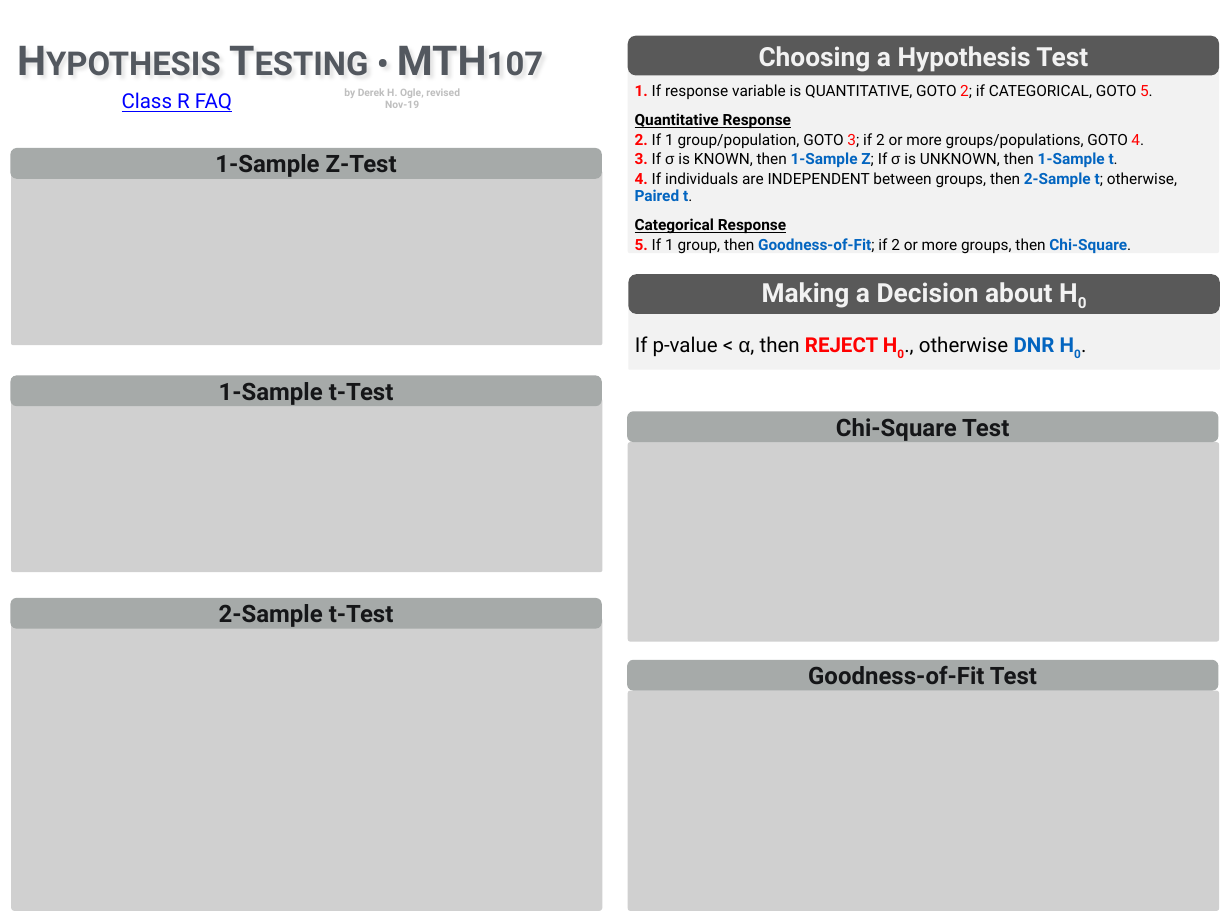
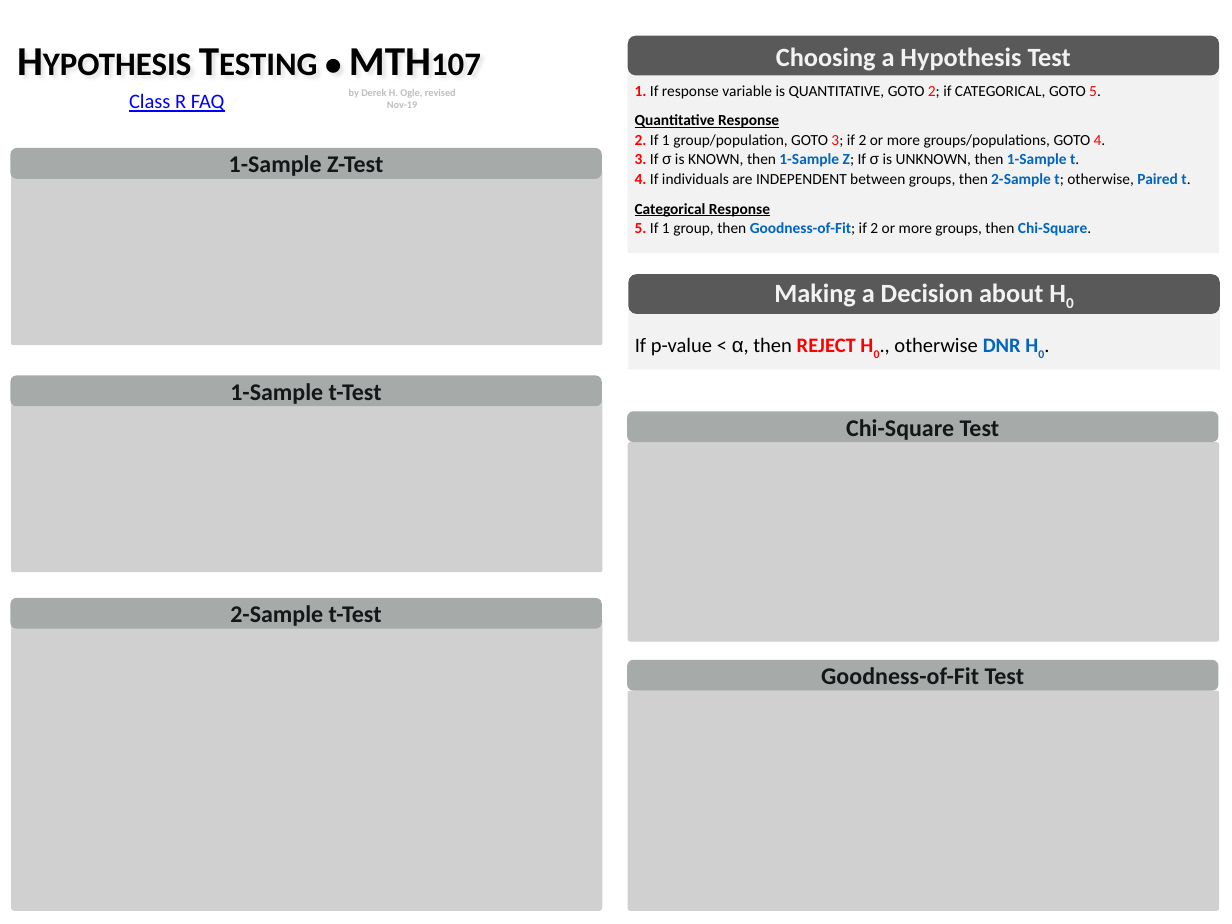
Before and after one commit to droglenc/NCMTH107, a slide deck: slide 1 of resources/MTH107-HOGuide.pptx. Drawn at 1232x924 pixels with LibreOffice and Linux fonts; fonts in the diff are those of the drawing; grey boxes stand for pictures. Boxes give left, top, right and bottom in pixels: in the first picture for what was removed or moved away, otherwise in the second. Text is boxed around its words. In the diff, an @@ line names an element or a change of style, - is before the commit and + after.

```diff
--- a/resources/MTH107-HOGuide.pptx
+++ b/resources/MTH107-HOGuide.pptx
@@ title "Hypothesis Testing • MTH107" at box(17, 33, 609, 94): font Roboto to Calibri, text colour #53585F to #000000 @@
@@ font Roboto to Calibri in 11 elements at box(627, 411, 1218, 442), box(628, 70, 1220, 254), box(628, 36, 1220, 75), box(10, 376, 601, 407), box(10, 598, 601, 628), box(10, 148, 601, 179), box(627, 660, 1218, 691), box(628, 306, 1220, 370), box(628, 275, 1220, 314), box(349, 89, 456, 108), box(129, 93, 225, 112) @@
@@ text "Class R FAQ": place and size @@
-text "Class R FAQ" at box(122, 92, 232, 112)
+text "Class R FAQ" at box(129, 93, 225, 112)
```
Also in this commit, not shown: 1 other slide changed, 3 other files.
